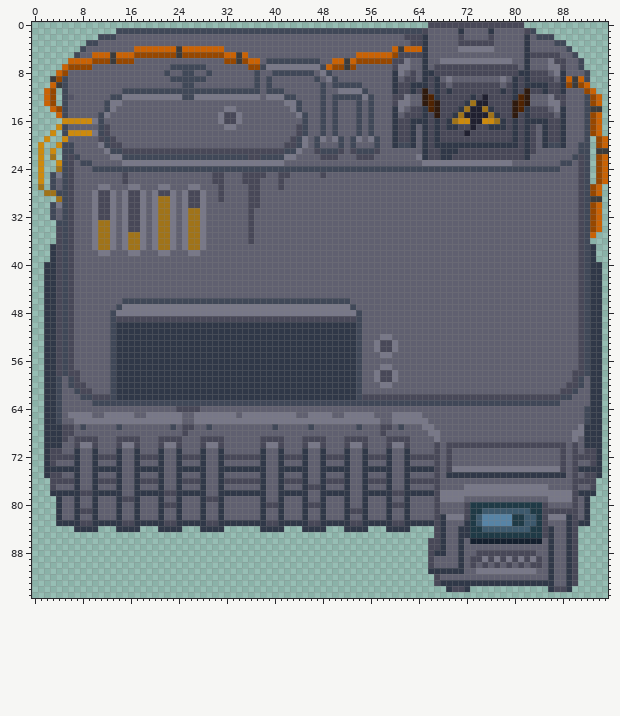
Sprite sheet: Resources/Textures/_NF/Structures/Machines/AMEFab/base.rsi/base.png. The picture above is the old version.
The file is 96x96 pixels.
After:
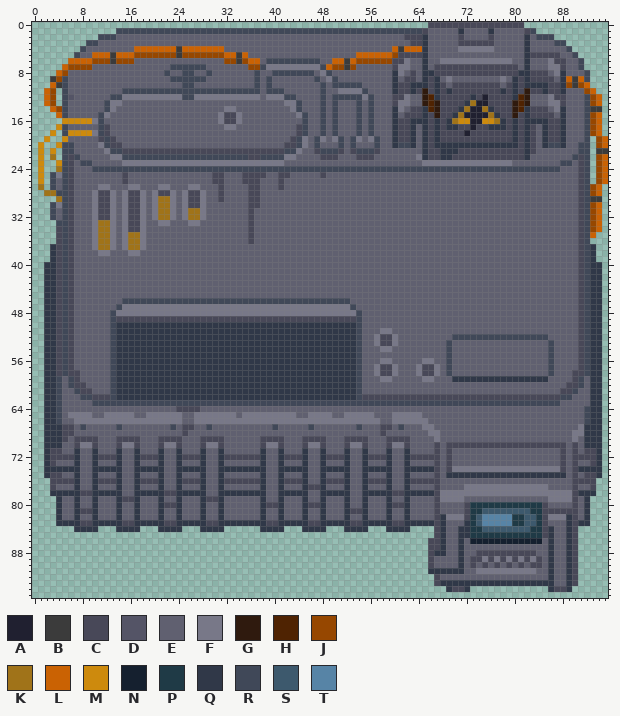
Palette (. is transparent): A #202030  B #3b3b3b  C #484858  D #545466  E #606070  F #787888  G #2f1a0e  H #4f2302  J #964700  K #a07319  L #ca6203  M #cd8a0d  N #15202f  P #1f3a46  Q #303848  R #404858  S #3d596d  T #5784a6
From old to new:
Colour E becomes colour C in rows 57 to 58 at x 65 to 66.
Colour F becomes colour C in row 52 at x 58 to 59; in row 57 at x 58 to 59.
Colour F becomes colour E in rows 33 to 37 at x 20, 23, 25 and 28; in row 38 at x 21 to 22 and 26 to 27; in row 54 at x 57 and 60; in row 55 at x 58 to 59; in row 59 at x 57 and 60; in row 60 at x 58 to 59.
Colour K becomes colour E in rows 34 to 37 at x 21 to 22 and 26 to 27.
Colour C becomes colour F in row 54 at x 58 to 59; in row 59 at x 58 to 59.
Colour E becomes colour F in row 51 at x 58 to 59; in row 52 at x 57 and 60; in row 56 at x 58 to 59 and 65 to 66; in row 57 at x 57, 60, 64 and 67; in row 58 at x 64 and 67; in row 59 at x 65 to 66.
Colour K becomes colour F in row 33 at x 21 to 22 and 26 to 27.
Colour E becomes colour Q in row 59 at x 70 to 85.
Colour E becomes colour R in row 52 at x 70 to 85; in rows 53 to 58 at x 69 and 86.
Boxes around the changes in both pictures, in picture pixels (x1, y1, x2, y2):
changed: (152, 220, 206, 256)
changed: (374, 328, 554, 388)
